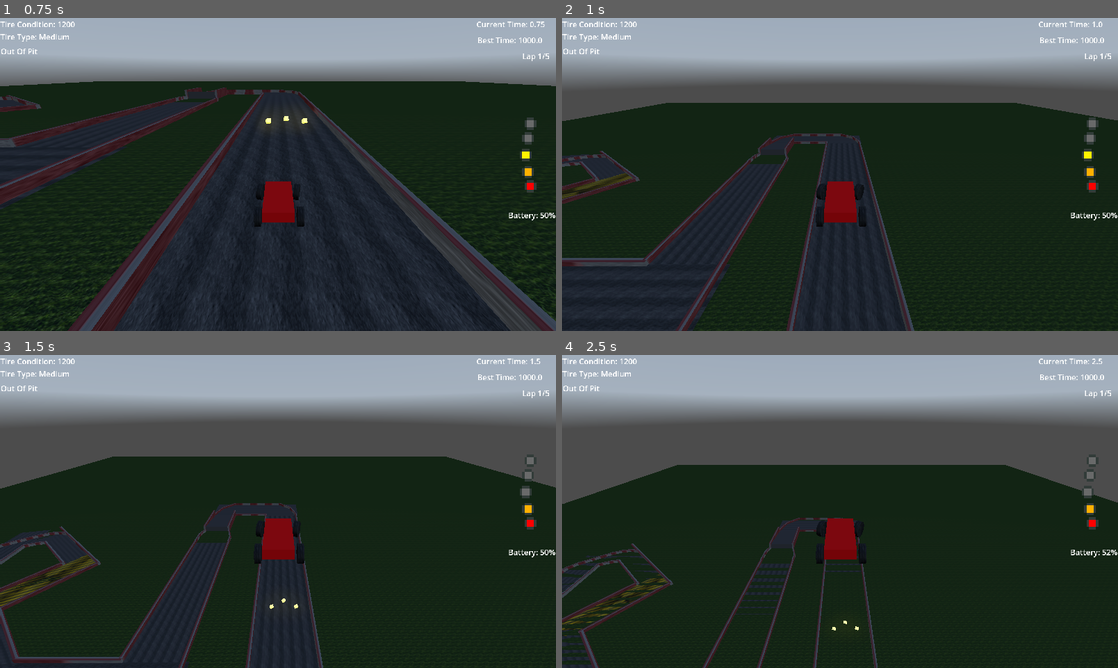
Above: before the commit, frames 1-4 (two rows, left to right).
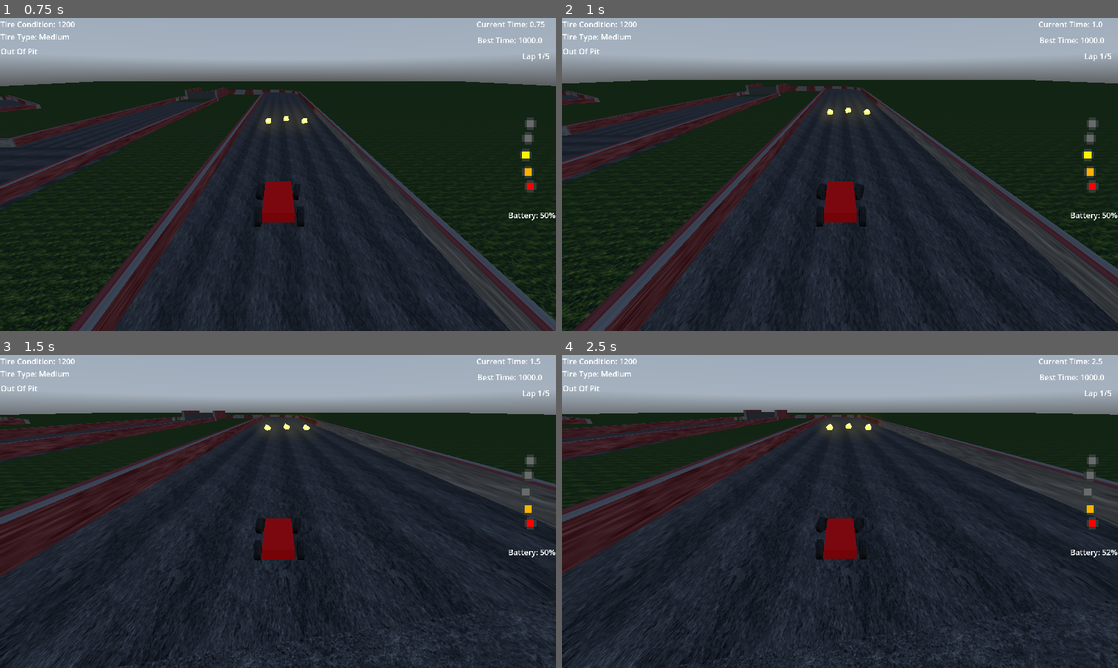
Above: after the commit, the same moments.

Repository: USERDOT1/partyRacers
Game: Godot game, scene res://basic_track.tscn
Two runs of this game, one before a commit and one after it. Both use one fixed random seed, a clock stepped at 60 frames per second and the inputs below. A sky picture missing from this copy of the repository is replaced by a grey-blue gradient.
Inputs:
- Up to frame 1 (0.75 s): hold D (turnRight) from 0.53 s (still down); tap R (Flip, bound only after the commit) at 0.6 s
- Up to frame 2 (1 s): keep holding D (turnRight); tap F (Flip, bound only before the commit) at 0.8 s
- Up to frame 3 (1.5 s): release D (turnRight) at 1.28 s; hold Down (ChangeBatteryDown) from 1.28 s (still down); tap F (Flip, bound only before the commit) at 1.35 s
- Up to frame 4 (2.5 s): tap R (Flip, bound only after the commit) at 1.55, 2.1 s; release Down (ChangeBatteryDown) at 2.03 s; hold D (turnRight) from 2.03 s (still down); tap F (Flip, bound only before the commit) at 2.3 s

Frame 1 is identical in both runs. In frame 2, 36% of the frame differs, in the area x 0-100%, y 19-100%; in frame 3, 52%; in frame 4, 57%, in the area x 0-100%, y 17-100%.

Commit message:
Made resetting better (you can now only do it if you are flipped) also lowered height change.

Diff:
--- a/kart/kart.gd
+++ b/kart/kart.gd
@@ -136,9 +136,10 @@
 	tireCondition = clamp(tireCondition, 0.2, 100)
 
 	if Input.is_action_just_pressed("Flip"):
-		rotation_degrees.x = 0
-		rotation_degrees.z = 0
-		position.y += 30
+		if (rotation_degrees.x > 90 || rotation_degrees.x < -90) || (rotation_degrees.z > 90 || rotation_degrees.z < -90):
+			rotation_degrees.x = 0
+			rotation_degrees.z = 0
+			position.y += 5
 
 	if inPit:
 		if Input.is_action_just_pressed("ChangeWheelsUp"):
--- a/project.godot
+++ b/project.godot
@@ -42,11 +42,6 @@
 "events": [Object(InputEventKey,"resource_local_to_scene":false,"resource_name":"","device":-1,"window_id":0,"alt_press …(192 unchanged characters)…
 ]
 }
-resetKart={
-"deadzone": 0.2,
-"events": [Object(InputEventKey,"resource_local_to_scene":false,"resource_name":"","device":-1,"window_id":0,"alt_pressed":false,"shift_pressed":false,"ctrl_pressed":false,"meta_pressed":false,"pressed":false,"keycode":0,"physical_keycode":82,"key_label":0,"unicode":114,"location":0,"echo":false,"script":null)
-]
-}
 ChangeWheelsUp={
 "deadzone": 0.2,
 "events": [Object(InputEventKey,"resource_local_to_scene":false,"resource_name":"","device":-1,"window_id":0,"alt_press …(195 unchanged characters)…
@@ -69,7 +64,7 @@
 }
 Flip={
 "deadzone": 0.2,
-"events": [Object(InputEventKey,"resource_local_to_scene":fa …(140 unchanged characters)… d":false,"keycode":0,"physical_keycode":70,"key_label":0,"unicode":102,"location":0,"echo":false,"script":null)
+"events": [Object(InputEventKey,"resource_local_to_scene":fa …(140 unchanged characters)… d":false,"keycode":0,"physical_keycode":82,"key_label":0,"unicode":114,"location":0,"echo":false,"script":null)
 ]
 }
 
